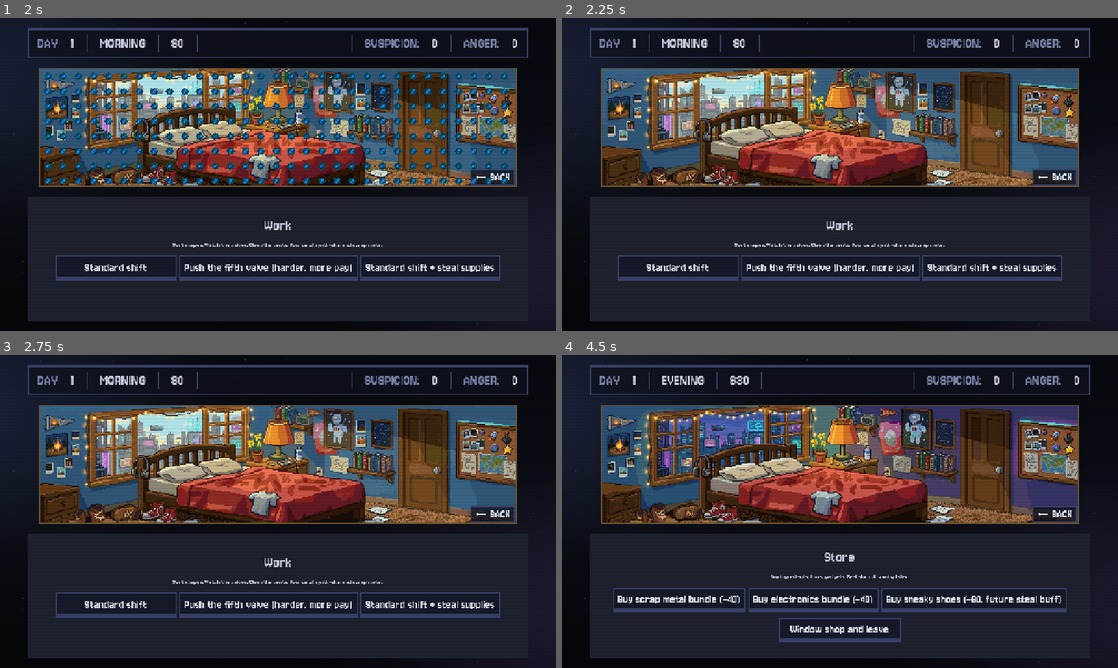
Above: before the commit, frames 1-4 (two rows, left to right).
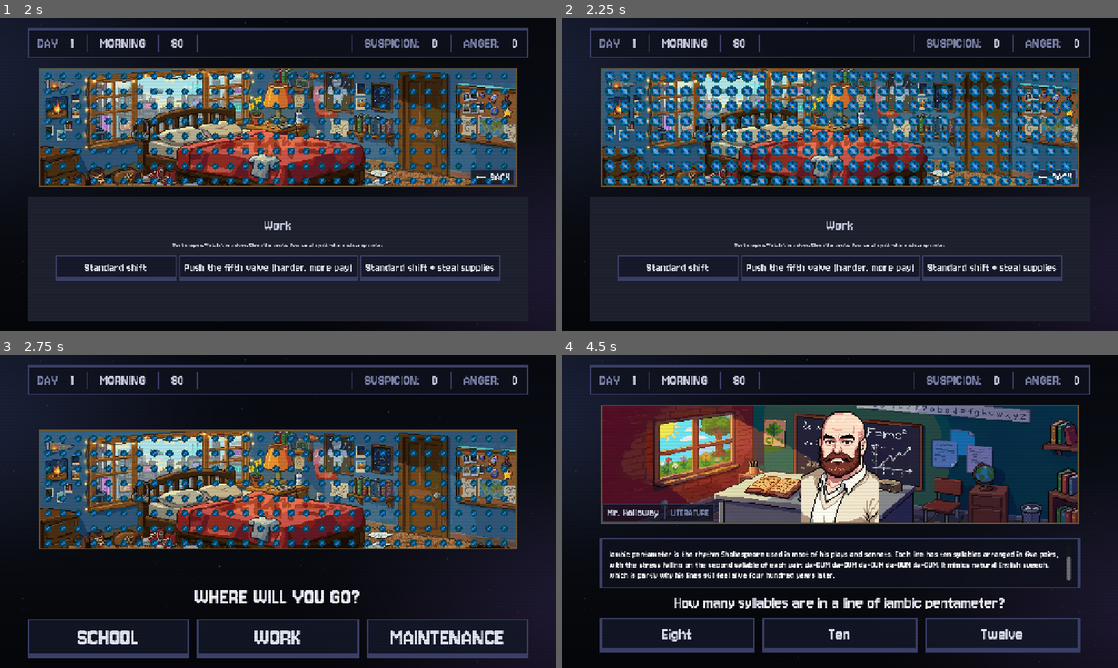
Above: after the commit, the same moments.

Repository: ExterrMatt/RobotStressTest
Game: Godot game, scene res://scenes/Main.tscn
Two runs of this game, one before a commit and one after it. Both use one fixed random seed, a clock stepped at 60 frames per second and the inputs below.
Inputs (mouse positions are in pixels of both pictures, inside the frame that each line leads up to):
- Up to frame 1 (2 s): click "SCHOOL" at 0.5 s; click "WORK" at 1.25 s
- Up to frame 2 (2.25 s): click "← BACK" at 2 s
- Up to frame 3 (2.75 s): no input
- Up to frame 4 (4.5 s): click (678, 605) at 2.75 s, where only the run before the commit has a clickable "Standard shift"; click (673, 636) at 3.5 s, where only the run before the commit has a clickable "STORE"; click "← BACK" (after the commit: "CONTINUE") at 4.25 s

Frame 1 is identical in both runs. In frame 2, 14% of the frame differs, in the area x 7-93%, y 17-54%; in frame 3, 54%, in the area x 5-95%, y 16-97%; in frame 4, 46%.

Commit message:
school part 6

Diff:
--- a/project.godot
+++ b/project.godot
@@ -34,6 +34,14 @@
 
 theme/custom="res://themes/main_theme.tres"
 
+[input]
+
+x={
+"deadzone": 0.2,
+"events": [Object(InputEventKey,"resource_local_to_scene":false,"resource_name":"","device":0,"window_id":0,"alt_pressed":false,"shift_pressed":false,"ctrl_pressed":false,"meta_pressed":false,"pressed":false,"keycode":0,"physical_keycode":88,"key_label":0,"unicode":0,"location":0,"echo":false,"script":null)
+]
+}
+
 [rendering]
 
 textures/canvas_textures/default_texture_filter=0
--- a/scenes/Main.gd
+++ b/scenes/Main.gd
@@ -69,6 +69,13 @@
 var _locations: Array[LocationData] = []
 var _current_location_node: Node = null
 var _default_scene_image: Texture2D
+## Toggle for the alternate teacher portrait (e.g., Health.png → Health2.png).
+## Flipped with the X key. Persists across teachers within a session.
+var _alt_portrait: bool = false
+
+## Base texture path of the currently-shown teacher portrait (no "2" suffix),
+## so we can swap variants when the toggle changes.
+var _portrait_base_path: String = ""
 
 ## Set true on the very first selection-screen show, so we don't play a
 ## transition before the player has even seen anything.
@@ -98,6 +105,10 @@
 	if event is InputEventKey and event.pressed and not event.echo:
 		if event.keycode == KEY_TAB:
 			log_overlay.visible = not log_overlay.visible
+			get_viewport().set_input_as_handled()
+		elif event.keycode == KEY_X:
+			_alt_portrait = not _alt_portrait
+			_refresh_teacher_portrait_variant()
 			get_viewport().set_input_as_handled()
 
 
@@ -304,21 +315,52 @@
 ## Show a portrait centered inside the top framed image. Used by School to
 ## put a teacher in their classroom; any other location can use this the
 ## same way. Pass null to hide.
+##
+## When the X-key toggle is active, this will load the "2" variant of the
+## texture (e.g., Health.png -> Health2.png) instead of the base texture.
 func show_teacher_portrait(tex: Texture2D, character_name: String = "", subject: String = "") -> void:
 	if tex == null:
 		hide_teacher_portrait()
 		return
-	teacher_portrait.texture = tex
-	teacher_portrait.visible = true
+
+	# Record the base (non-"2") path so we can flip variants on the X toggle.
+	# tex.resource_path is the imported texture's res:// path.
+	_portrait_base_path = tex.resource_path
+
 	teacher_name_label.text = character_name
 	teacher_subject_label.text = subject.to_upper()
 	teacher_tag.visible = character_name != ""
+	teacher_portrait.visible = true
+
+	# Apply the current toggle (loads either base or "2" variant).
+	_refresh_teacher_portrait_variant()
 
 
 func hide_teacher_portrait() -> void:
 	teacher_portrait.visible = false
 	teacher_portrait.texture = null
 	teacher_tag.visible = false
+	_portrait_base_path = ""
+
+
+## Re-applies the current teacher portrait texture based on _alt_portrait.
+## Called when the X toggle flips, and whenever a new teacher is shown.
+## If the "2" variant doesn't exist, falls back to the base texture so we
+## never end up with a missing portrait.
+func _refresh_teacher_portrait_variant() -> void:
+	if _portrait_base_path == "":
+		return
+
+	var path_to_load: String = _portrait_base_path
+	if _alt_portrait:
+		path_to_load = _portrait_base_path.get_basename() + "2." + _portrait_base_path.get_extension()
+		if not ResourceLoader.exists(path_to_load):
+			# No "2" variant on disk - silently fall back to the base.
+			path_to_load = _portrait_base_path
+
+	var tex: Texture2D = load(path_to_load)
+	if tex:
+		teacher_portrait.texture = tex
 
 
 ## Show a button in the bottom-right of the framed picture, mirroring the
--- a/scenes/Main.tscn
+++ b/scenes/Main.tscn
@@ -182,10 +182,12 @@
 
 [node name="FrameInsetDark" type="PanelContainer" parent="UI/VBox/FrameWrap/FrameOuter" unique_id=1977178553]
 layout_mode = 2
+mouse_filter = 1
 theme_type_variation = &"FrameInsetDark"
 
 [node name="FrameInsetMid" type="PanelContainer" parent="UI/VBox/FrameWrap/FrameOuter/FrameInsetDark" unique_id=1359773724]
 layout_mode = 2
+mouse_filter = 1
 theme_type_variation = &"FrameInsetMid"
 
 [node name="SceneImage" type="TextureRect" parent="UI/VBox/FrameWrap/FrameOuter/FrameInsetDark/FrameInsetMid" unique_id=1548457432]
@@ -194,7 +196,6 @@
 texture_filter = 1
 custom_minimum_size = Vector2(900, 225)
 layout_mode = 2
-mouse_filter = 2
 texture = ExtResource("3_rarhs")
 expand_mode = 1
 
@@ -266,9 +267,60 @@
 grow_horizontal = 2
 grow_vertical = 2
 
-[node name="CornerButton" type="Button" parent="UI/VBox/FrameWrap/FrameOuter/FrameInsetDark/FrameInsetMid/SceneImage" unique_id=126284436]
-unique_name_in_owner = true
-visible = false
+[node name="RivetTL" type="ColorRect" parent="UI/VBox/FrameWrap/FrameOuter" unique_id=397116627]
+layout_mode = 2
+color = Color(0.541, 0.443, 0.251, 1)
+
+[node name="RivetHighlightTL" type="ColorRect" parent="UI/VBox/FrameWrap/FrameOuter/RivetTL" unique_id=282569911]
+layout_mode = 0
+offset_left = 1.0
+offset_top = 1.0
+offset_right = 4.0
+offset_bottom = 4.0
+color = Color(0.788, 0.663, 0.416, 1)
+
+[node name="RivetTR" type="ColorRect" parent="UI/VBox/FrameWrap/FrameOuter" unique_id=2101020832]
+layout_mode = 2
+color = Color(0.541, 0.443, 0.251, 1)
+
+[node name="RivetHighlightTR" type="ColorRect" parent="UI/VBox/FrameWrap/FrameOuter/RivetTR" unique_id=825531315]
+layout_mode = 0
+offset_left = 1.0
+offset_top = 1.0
+offset_right = 4.0
+offset_bottom = 4.0
+color = Color(0.788, 0.663, 0.416, 1)
+
+[node name="RivetBL" type="ColorRect" parent="UI/VBox/FrameWrap/FrameOuter" unique_id=156994123]
+layout_mode = 2
+color = Color(0.541, 0.443, 0.251, 1)
+
+[node name="RivetHighlightBL" type="ColorRect" parent="UI/VBox/FrameWrap/FrameOuter/RivetBL" unique_id=580688530]
+layout_mode = 0
+offset_left = 1.0
+offset_top = 1.0
+offset_right = 4.0
+offset_bottom = 4.0
+color = Color(0.788, 0.663, 0.416, 1)
+
+[node name="RivetBR" type="ColorRect" parent="UI/VBox/FrameWrap/FrameOuter" unique_id=992845264]
+layout_mode = 2
+color = Color(0.541, 0.443, 0.251, 1)
+
+[node name="RivetHighlightBR" type="ColorRect" parent="UI/VBox/FrameWrap/FrameOuter/RivetBR" unique_id=1820270533]
+layout_mode = 0
+offset_left = 1.0
+offset_top = 1.0
+offset_right = 4.0
+offset_bottom = 4.0
+color = Color(0.788, 0.663, 0.416, 1)
+
+[node name="CornerButtonLayer" type="Control" parent="UI/VBox/FrameWrap/FrameOuter" unique_id=205893524]
+layout_mode = 2
+mouse_filter = 1
+
+[node name="CornerButton" type="Button" parent="UI/VBox/FrameWrap/FrameOuter/CornerButtonLayer" unique_id=126284436]
+unique_name_in_owner = true
 z_index = 2
 layout_mode = 1
 anchors_preset = 3
@@ -288,54 +340,6 @@
 theme_override_styles/focus = SubResource("sb_corner_hover")
 text = "BUTTON"
 
-[node name="RivetTL" type="ColorRect" parent="UI/VBox/FrameWrap/FrameOuter" unique_id=397116627]
-layout_mode = 2
-color = Color(0.541, 0.443, 0.251, 1)
-
-[node name="RivetHighlightTL" type="ColorRect" parent="UI/VBox/FrameWrap/FrameOuter/RivetTL" unique_id=282569911]
-layout_mode = 0
-offset_left = 1.0
-offset_top = 1.0
-offset_right = 4.0
-offset_bottom = 4.0
-color = Color(0.788, 0.663, 0.416, 1)
-
-[node name="RivetTR" type="ColorRect" parent="UI/VBox/FrameWrap/FrameOuter" unique_id=2101020832]
-layout_mode = 2
-color = Color(0.541, 0.443, 0.251, 1)
-
-[node name="RivetHighlightTR" type="ColorRect" parent="UI/VBox/FrameWrap/FrameOuter/RivetTR" unique_id=825531315]
-layout_mode = 0
-offset_left = 1.0
-offset_top = 1.0
-offset_right = 4.0
-offset_bottom = 4.0
-color = Color(0.788, 0.663, 0.416, 1)
-
-[node name="RivetBL" type="ColorRect" parent="UI/VBox/FrameWrap/FrameOuter" unique_id=156994123]
-layout_mode = 2
-color = Color(0.541, 0.443, 0.251, 1)
-
-[node name="RivetHighlightBL" type="ColorRect" parent="UI/VBox/FrameWrap/FrameOuter/RivetBL" unique_id=580688530]
-layout_mode = 0
-offset_left = 1.0
-offset_top = 1.0
-offset_right = 4.0
-offset_bottom = 4.0
-color = Color(0.788, 0.663, 0.416, 1)
-
-[node name="RivetBR" type="ColorRect" parent="UI/VBox/FrameWrap/FrameOuter" unique_id=992845264]
-layout_mode = 2
-color = Color(0.541, 0.443, 0.251, 1)
-
-[node name="RivetHighlightBR" type="ColorRect" parent="UI/VBox/FrameWrap/FrameOuter/RivetBR" unique_id=1820270533]
-layout_mode = 0
-offset_left = 1.0
-offset_top = 1.0
-offset_right = 4.0
-offset_bottom = 4.0
-color = Color(0.788, 0.663, 0.416, 1)
-
 [node name="SelectionScreen" type="VBoxContainer" parent="UI/VBox" unique_id=768997018]
 unique_name_in_owner = true
 layout_mode = 2
Binary file added: assets/textures/characters/teachers/Gym2.png
Not shown, added: assets/textures/characters/teachers/Gym2.png.import
Binary file added: assets/textures/characters/teachers/Health2.png
Not shown, added: assets/textures/characters/teachers/Health2.png.import
Binary file added: assets/textures/characters/teachers/History2.png
Not shown, added: assets/textures/characters/teachers/History2.png.import
Binary file added: assets/textures/characters/teachers/Literature2.png
Not shown, added: assets/textures/characters/teachers/Literature2.png.import
Binary file added: assets/textures/characters/teachers/Math2.png
Not shown, added: assets/textures/characters/teachers/Math2.png.import
Binary file added: assets/textures/characters/teachers/Science2.png
Not shown, added: assets/textures/characters/teachers/Science2.png.import
